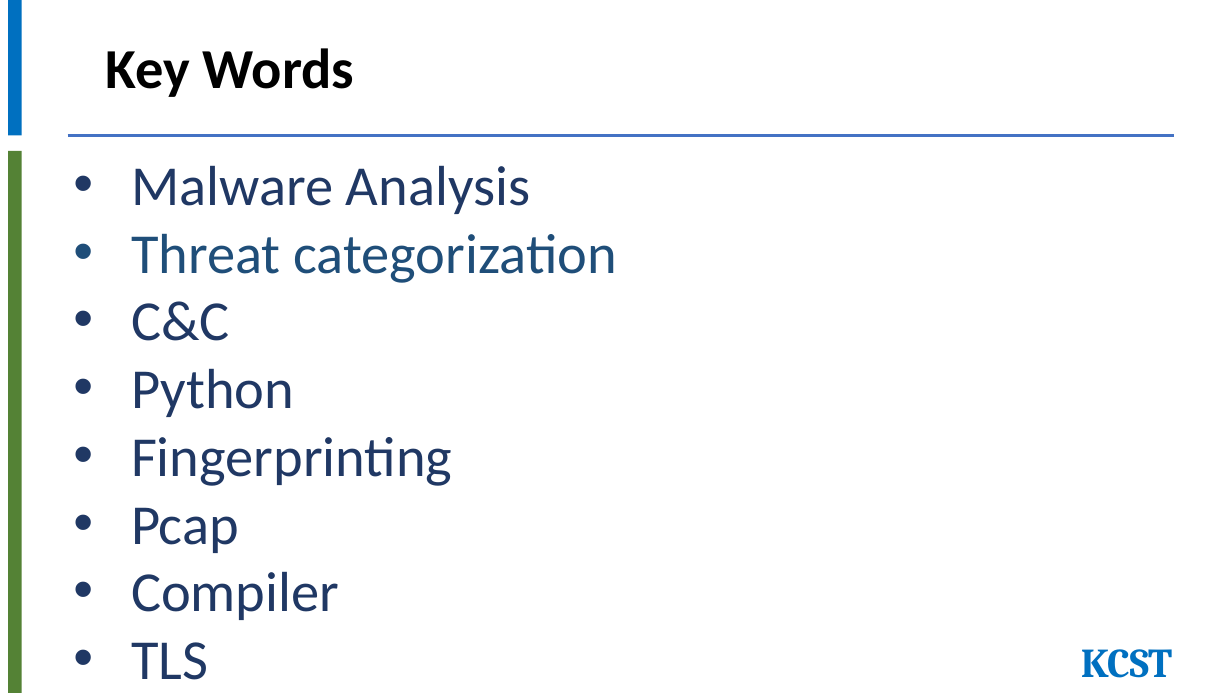
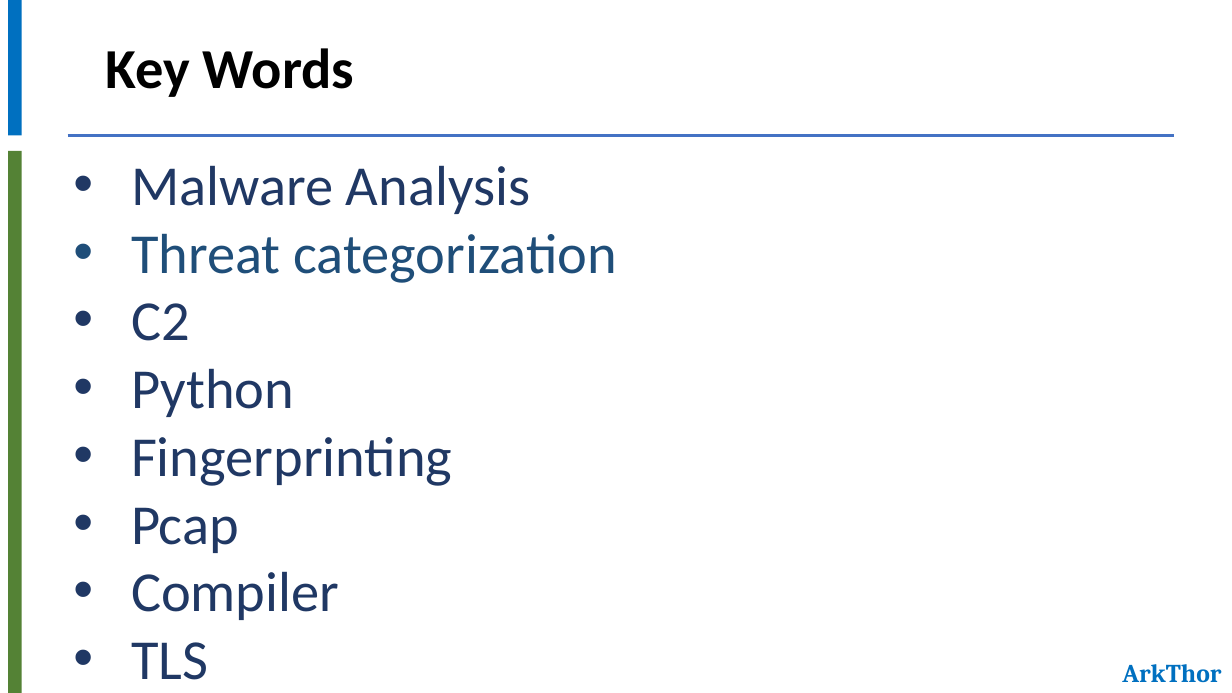
Before and after one commit to JawedCIA/ArkThor, a slide deck: slide 15 of Presentation/CSCD-Cohort6-Group6-KCST.pptx (slide 6 before the commit). Drawn at 1232x693 pixels with LibreOffice and Linux fonts; fonts in the diff are those of the drawing. Boxes give left, top, right and bottom in pixels: in the first picture for what was removed or moved away, otherwise in the second. Text is boxed around its words. In the diff, an @@ line names an element or a change of style, - is before the commit and + after.

```diff
--- a/Presentation/CSCD-Cohort6-Group6-KCST.pptx
+++ b/Presentation/CSCD-Cohort6-Group6-KCST.pptx
@@ text at [131, 303, 190, 341]: text changed @@
-• C&C
+• C2
@@ text removed at [1081, 649, 1172, 678] @@
-KCST
@@ text added at [1122, 664, 1221, 682], 20 pt, text #0070C0, bold @@
+ArkThor
```
Also in this commit, not shown: 3 other slides changed, 18 slides added, 4 slides removed, 17 other files.
